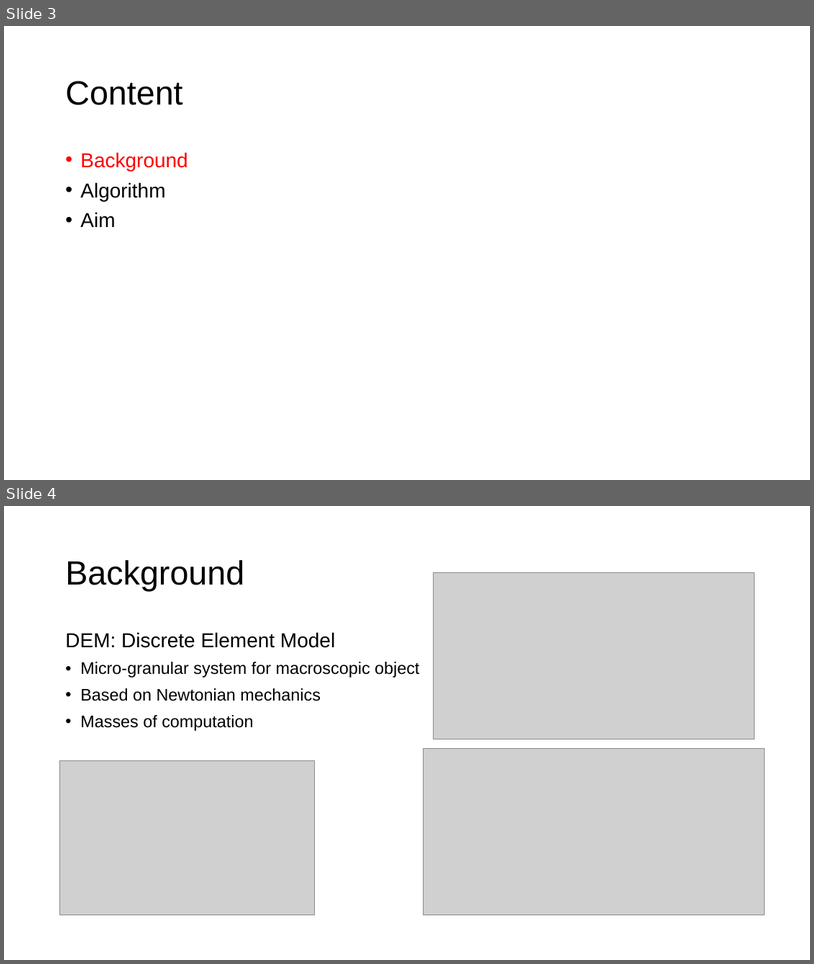
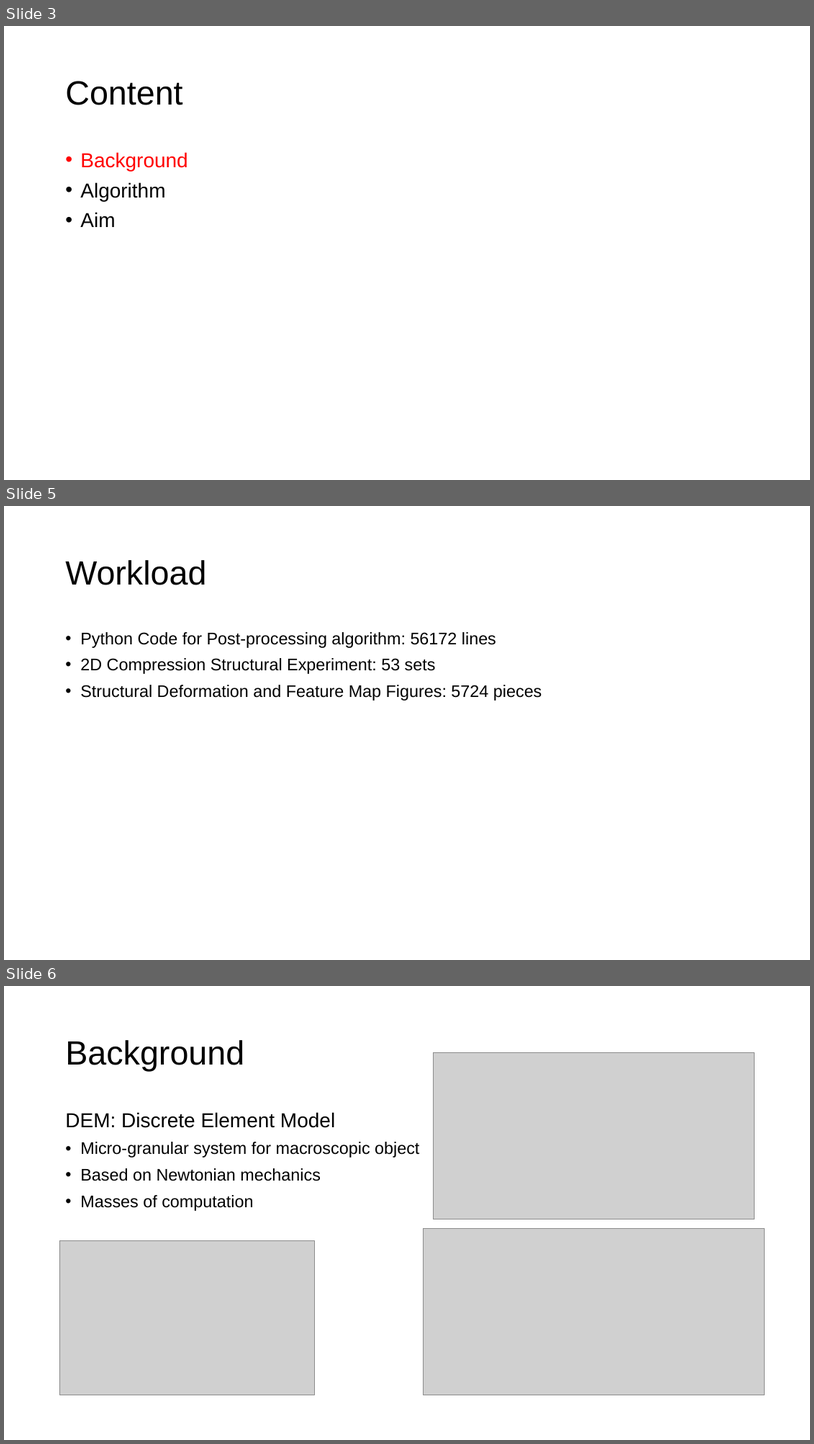
Before and after one commit to jerryweihuajing/Post-Processing, a slide deck: 魏华敬-硕士答辩2020年6月.pptx. Shown one above the other, each under a label of ours: slides 3 and 4 before the commit, slides 3, 5 and 6 after it; the slides between them are not shown. The pictures are 814x964 and 814x1444 pixels, drawn with LibreOffice and Linux fonts; fonts in the diff are those of the drawing; grey boxes stand for pictures. Boxes give left, top, right and bottom in pixels: in the first picture for what was removed or moved away, otherwise in the second. Text is boxed around its words. In the diff, an @@ line names an element or a change of style, - is before the commit and + after.

```diff
--- a/魏华敬-硕士答辩2020年6月.pptx
+++ b/魏华敬-硕士答辩2020年6月.pptx
@@ slide 5 added at (4, 506, 810, 960), background #CCE8CF @@
@@ title added at (65, 560, 206, 585), 40 pt, text #000000 @@
+Workload
@@ text added at (80, 632, 542, 700), 20 pt, text #000000 @@
+• Python Code for Post-processing algorithm: 56172 lines
+• 2D Compression Structural Experiment: 53 sets
+• Structural Deformation and Feature Map Figures: 5724 pieces
@@ what was slide 4 is now slide 6 @@
```
Also in this commit, not shown: 1 other slide added, 1 slide removed, 4 other files.
